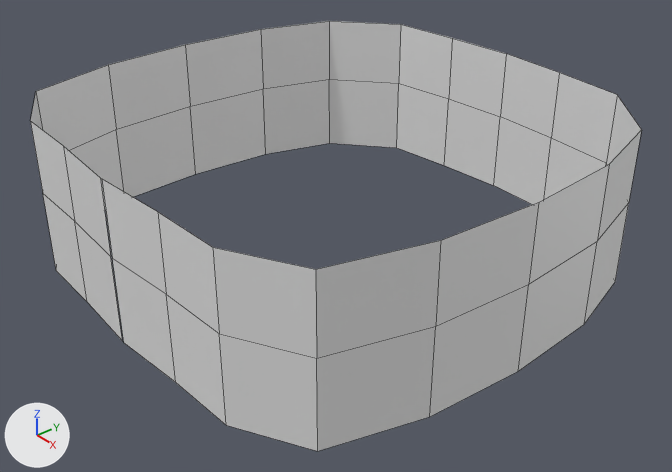
Before and after pictures for a commit that changed the Blender file Session7/panda3.blend.
The view is the same before and after, from a 50 mm camera at (7.94, -6.87, 4.92) aimed at (0.26, -0.44, -0.71). Arrows for +X, +Y and +Z are at lower left; the lights stay in place. Mesh edges are drawn as thin lines.
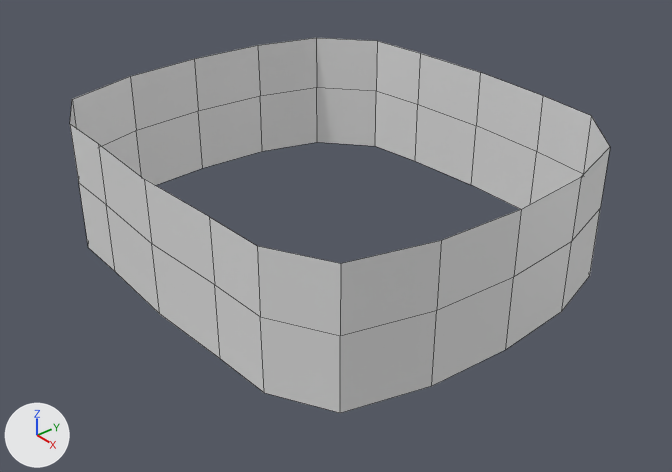
Changed parts and their boxes [x1, y1, x2, y2] in the pictures (672 x 472 px):
'Plane', reshaped (12% narrower, 13% shorter): before [30, 21, 642, 451]; after [70, 38, 610, 413]

What changed in the scene script:
```text
Change me_plane:
    used by ob_plane; location = (0.0, 0.0, 0.0); rotation_euler = (1.571, 0.0, 0.0), in degrees (90, 0, 0)
    remove me_plane.from_pydata(...)  # 33 vertices, 20 faces; spans x 0.0..3.14, y -1.13..0.87, z -2.79..3.28
    add me_plane.from_pydata(...)  # 33 vertices, 20 faces; spans x 0.0..2.94, y -0.97..0.71, z -2.29..2.81
    me_plane part 1: 33 of 33 vertices moved; they spanned x 0.0..3.14, y -1.13..0.87, z -2.79..3.28 and now span x 0.0..2.94, y -0.97..0.71, z -2.29..2.81; mean shift (-0.05, 0.0, 0.0); largest move (0.95, -1.13, -2.73) -> (1.1, -0.97, -2.24)
```
